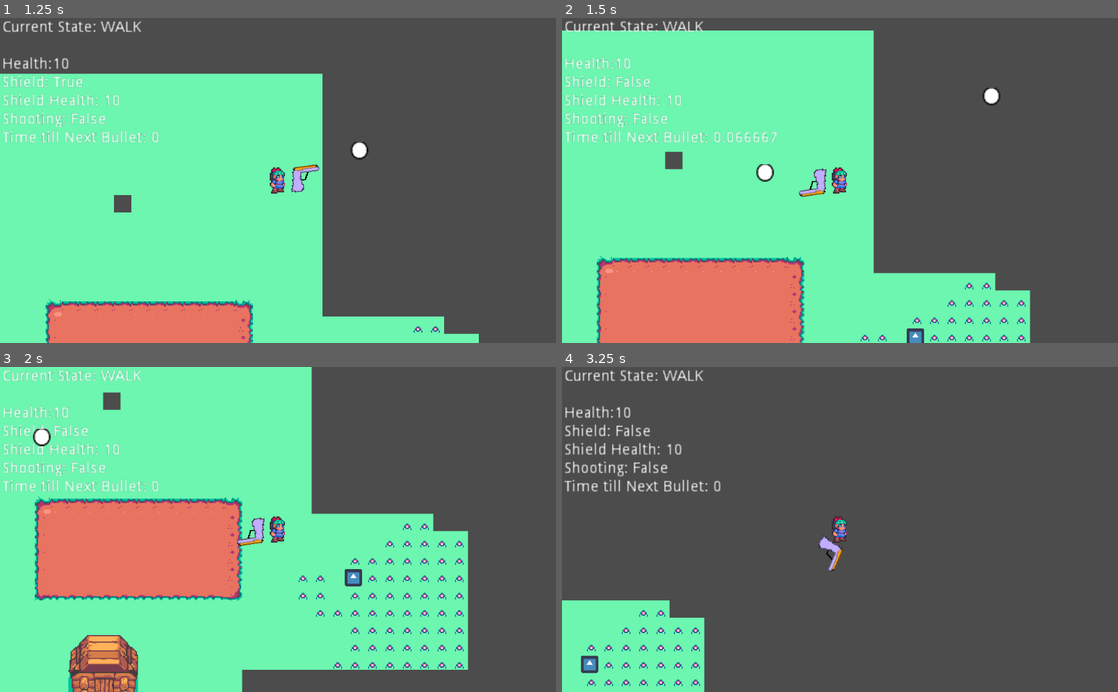
Above: before the commit, frames 1-4 (two rows, left to right).
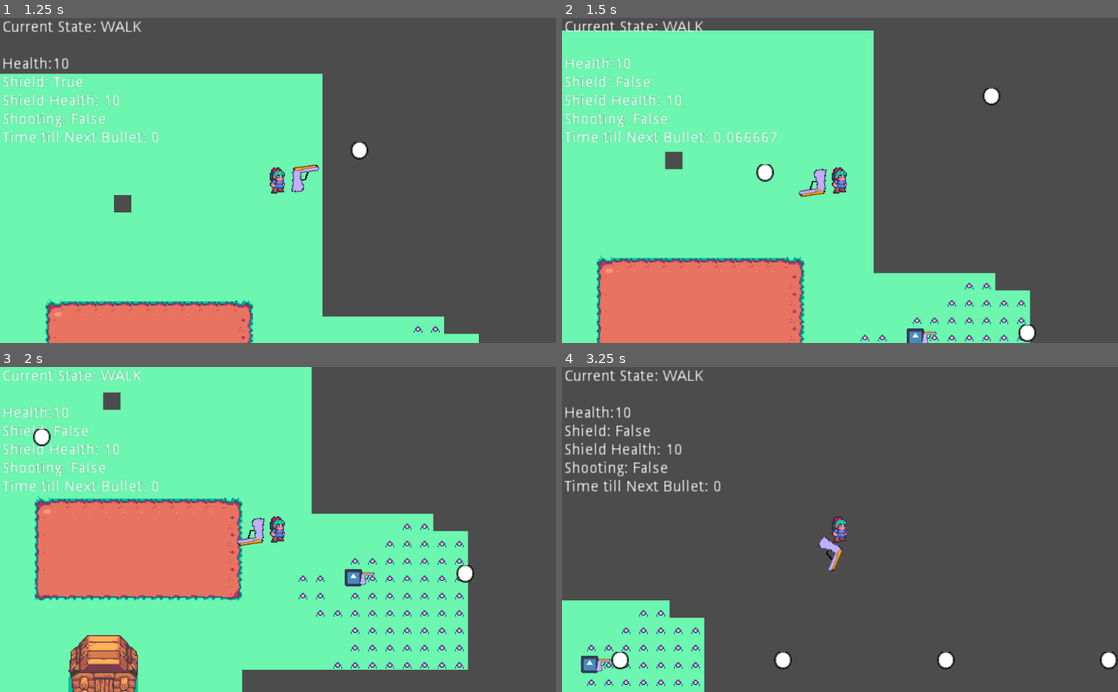
Above: after the commit, the same moments.

Repository: ValorZard/FIGHT-IT---True-Version
Game: Godot game, scene res://resources/Scenes/Main.tscn
Same seed, same stepped clock (60 frames per second), same inputs: the game is played once before the commit and once after it. The engine's default icon, where the game draws it, is replaced by a stand-in: a white triangle on a blue panel in a dark square.
Inputs (mouse positions are in pixels of both pictures, inside the frame that each line leads up to):
- Up to frame 1 (1.25 s): tap Enter at 0.5 s; move the mouse to (400, 164) at 0.52 s; hold D (move_right) from 0.53 s (still down); hold Space (shield) from 0.53 s (still down); click (400, 164) at 0.8 s
- Up to frame 2 (1.5 s): move the mouse to (728, 196) at 1.27 s; release D (move_right) at 1.28 s; release Space (shield) at 1.28 s; hold S (move_down) from 1.28 s (still down); click (728, 196) at 1.35 s
- Up to frame 3 (2 s): keep holding S (move_down); tap Space (shield) at 1.55 s
- Up to frame 4 (3.25 s): move the mouse to (895, 458) at 2.02 s; release S (move_down) at 2.03 s; hold D (move_right) 2.03-2.78 s; hold Shift (dash_button) 2.03-2.78 s; click (895, 458) at 2.3 s; move the mouse to (812, 594) at 2.77 s; hold W (move_up) from 2.78 s (still down); tap E (interact_melee) at 2.85 s; tap Space (shield) at 3.05 s

Frame 1 is identical in both runs. In frame 2, 0.2% of the frame differs, in the area x 64-86%, y 94-100%; in frame 3, 0.2%; in frame 4, 0.6%, in the area x 6-100%, y 87-94%.

Commit message:
MINIMUM VIABLE PRODUCT DONE!
all thats left is like, actual level design, but all of the mechanics are done. Shooting works, enemys work, death doesnt work yet but thats super easy to implement. Overall, all thats really left is to start designing levels!

Diff:
--- a/project.godot
+++ b/project.godot
@@ -19,6 +19,11 @@
 "language": "GDScript",
 "path": "res://resources/Scripts/GunMath.gd"
 }, {
+"base": "Node2D",
+"class": "GunScript",
+"language": "GDScript",
+"path": "res://resources/Assets/Guns/Gun_Script.gd"
+}, {
 "base": "KinematicBody2D",
 "class": "Player",
 "language": "GDScript",
@@ -27,6 +32,7 @@
 _global_script_class_icons={
 "Enemy": "",
 "GunMath": "",
+"GunScript": "",
 "Player": ""
 }
 
--- a/resources/Assets/Bullets/default_bullet.gd
+++ b/resources/Assets/Bullets/default_bullet.gd
@@ -5,13 +5,13 @@
 # var a = 2
 # var b = "text"
 
-var bullet_speed := 100
+export var bullet_speed := 100
 var bullet_direction := Vector2()
 var bullet_velocity := Vector2()
-var bullet_damage := 1
-var life_span := 5 #seconds
+export var bullet_damage := 1
+export var life_span := 5 #seconds
 onready var life_timer := get_node("LifeTimer")
-var belongs_to_player := true
+export var belongs_to_player := true
 
 # Called when the node enters the scene tree for the first time.
 func _ready():
--- a/resources/Assets/Enemies/Enemy.gd
+++ b/resources/Assets/Enemies/Enemy.gd
@@ -5,29 +5,33 @@
 
 #var enemy_angle := 0
 
-onready var enemy_health = 10
+export var default_health := 10
+export(int) var enemy_health := default_health
 
-var shield_health := 10
+export var default_shield := 10
+export(int) var shield_health := default_shield
 var shield_pressed := false
 
-onready var is_shooting := false
+export var is_shooting := true
 
 var gun_direction = Vector2()
-var gun_angle = 0
+export var gun_angle := 0
 
+export var gun_fire_rate := 0.2
 
-onready var current_gun := get_node("Gun")
+export onready var current_gun := get_node("Gun")
 
 # Called when the node enters the scene tree for the first time.
 func _ready():
-	gun_direction = GunMath.rad2vector(gun_angle)
-	#current_gun.belongs_to_player = false
+	gun_direction = GunMath.deg2vector(gun_angle)
+	current_gun.belongs_to_player = false
 	pass # Replace with function body.
 
 
 # Called every frame. 'delta' is the elapsed time since the previous frame.
 func _physics_process(delta):
 	#set_direction()
+	set_gun_values()
 	do_attack(delta)
 	pass
 
@@ -38,14 +42,25 @@
 		pass
 	pass
 
+func set_gun_values():
+	#current_gun.rotation_degrees = rad2deg(player_angle)
+	current_gun.rotation_degrees = gun_angle
+	current_gun.fire_rate = gun_fire_rate
+	pass
+
 func on_hit(damage):
 	enemy_health -= damage
-	if(enemy_health <= 0):
+	if(shield_health > 0):
+		shield_health -= damage
+	elif(enemy_health > 0):
+		enemy_health -= damage
+	else:
 		death()
 	pass
 
 func death():
 	queue_free()
+	pass
 
 func _to_string():
 	var enemy_string := ""
--- a/resources/Assets/Enemies/Enemy.tscn
+++ b/resources/Assets/Enemies/Enemy.tscn
@@ -1,7 +1,8 @@
-[gd_scene load_steps=4 format=2]
+[gd_scene load_steps=5 format=2]
 
 [ext_resource path="res://icon.png" type="Texture" id=1]
 [ext_resource path="res://resources/Assets/Enemies/Enemy.gd" type="Script" id=2]
+[ext_resource path="res://resources/Assets/Guns/Default_Gun.tscn" type="PackedScene" id=3]
 
 [sub_resource type="RectangleShape2D" id=1]
 extents = Vector2( 32.6005, 32.387 )
@@ -16,3 +17,6 @@
 
 [node name="CollisionShape2D" type="CollisionShape2D" parent="."]
 shape = SubResource( 1 )
+
+[node name="Gun" parent="." instance=ExtResource( 3 )]
+scale = Vector2( 2, 2 )
--- a/resources/Assets/Guns/Gun_Script.gd
+++ b/resources/Assets/Guns/Gun_Script.gd
@@ -1,14 +1,15 @@
 extends Node2D
 
+class_name GunScript
 
 # Declare member variables here. Examples:
 # var a = 2
 # var b = "text"
-onready var bullet_template := preload("res://resources/Assets/Bullets/default_bullet.tscn")
-onready var bullet_speed := 300
-onready var time_till_next_bullet := get_node("time_till_next_bullet")
-onready var fire_rate := 0.2 #seconds before next bullet
-onready var belongs_to_player := true
+export onready var bullet_template := preload("res://resources/Assets/Bullets/default_bullet.tscn")
+export onready var bullet_speed := 300
+export onready var time_till_next_bullet := get_node("time_till_next_bullet")
+export onready var fire_rate := 0.2 #seconds before next bullet
+export onready var belongs_to_player := true
 # Called when the node enters the scene tree for the first time.
 func _ready():
 	time_till_next_bullet.start(fire_rate)
--- a/resources/Scenes/Main.tscn
+++ b/resources/Scenes/Main.tscn
@@ -23,7 +23,9 @@
 format = 1
 tile_data = PoolIntArray( 1376261, 30, 0, 1376262, 27, 0, 1376263, 28, 0, 1376264, 29, 0, 1441797, 31, 0, 1441798, 32, 0, 1441799, 33, 0, 1441800, 34, 0, 1507333, 41, 0, 1507334, 42, 0, 1507335, 43, 0, 1507336, 44, 0, 1572869, 45, 0, 1572870, 46, 0, 1572871, 47, 0, 1572872, 48, 0 )
 
-[node name="Player" parent="." instance=ExtResource( 1 )]
+[node name="Player" parent="." groups=[
+"Collision",
+] instance=ExtResource( 1 )]
 position = Vector2( 123, 98.5 )
 
 [node name="LevelWarps" type="Node2D" parent="."]
@@ -38,7 +40,10 @@
 [node name="CollisionShape2D" type="CollisionShape2D" parent="LevelWarps/WarpToHouse"]
 shape = SubResource( 1 )
 
+[node name="RespawnPoint" type="Area2D" parent="LevelWarps"]
+
 [node name="Enemy" parent="." groups=[
 "Collision",
 ] instance=ExtResource( 4 )]
+gun_fire_rate = 0.5
 [connection signal="body_entered" from="LevelWarps/WarpToHouse" to="LevelWarps/WarpToHouse" method="_on_WarpToHouse_body_entered"]
--- a/resources/Scripts/GunMath.gd
+++ b/resources/Scripts/GunMath.gd
@@ -19,3 +19,8 @@
 static func rad2vector(angle):
 	return Vector2(cos(angle), sin(angle))
 	pass
+
+static func deg2vector(angle):
+	angle = deg2rad(angle)
+	return Vector2(cos(angle), sin(angle))
+	pass
--- a/resources/Scripts/Player.gd
+++ b/resources/Scripts/Player.gd
@@ -8,19 +8,21 @@
 # var b = "text"
 var x_input := 0.0
 var y_input := 0.0
-var player_speed := 200.0
-var dash_multiplier := 2.0
+export var player_speed := 200.0
+export var dash_multiplier := 2.0
 var is_dashing := false
 var player_velocity := Vector2()
 
-enum Direction{UP, DOWN, LEFT, RIGHT, UP_LEFT, UP_RIGHT, DOWN_LEFT, DOWN_RIGHT}
-var current_direction = Direction.UP
+#enum Direction{UP, DOWN, LEFT, RIGHT, UP_LEFT, UP_RIGHT, DOWN_LEFT, DOWN_RIGHT}
+#var current_direction = Direction.UP
 
 #var player_angle := 0
 
-onready var player_health = 10
-
-var shield_health := 10
+export var default_health = 10
+export(int) onready var player_health = default_health
+
+export var default_shield := 10
+export(int) onready var shield_health := default_shield
 var shield_pressed := false
 
 var is_shooting := false
@@ -133,7 +135,19 @@
 	pass
 
 func on_hit(damage):
-	player_health -= damage
+	if(shield_health > 0):
+		shield_health -= damage
+	elif (player_health > 0):
+		player_health -= damage
+	else:
+		death()
+	pass
+
+func death():
+	#RESPAWN
+	#shield_health = default_shield
+	#player_health = default_health
+	#global_position = get_tree().get_root().get_node("LevelWarps/RespawnPoint").global_position
 	pass
 
 func _to_string():
